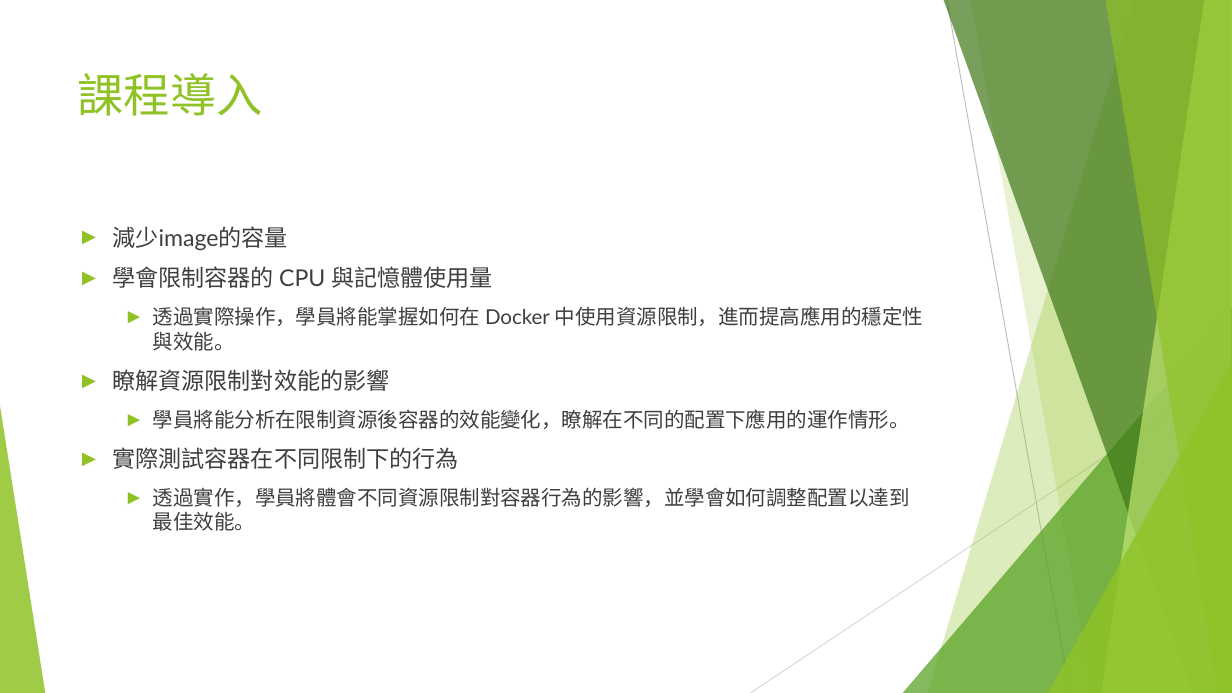
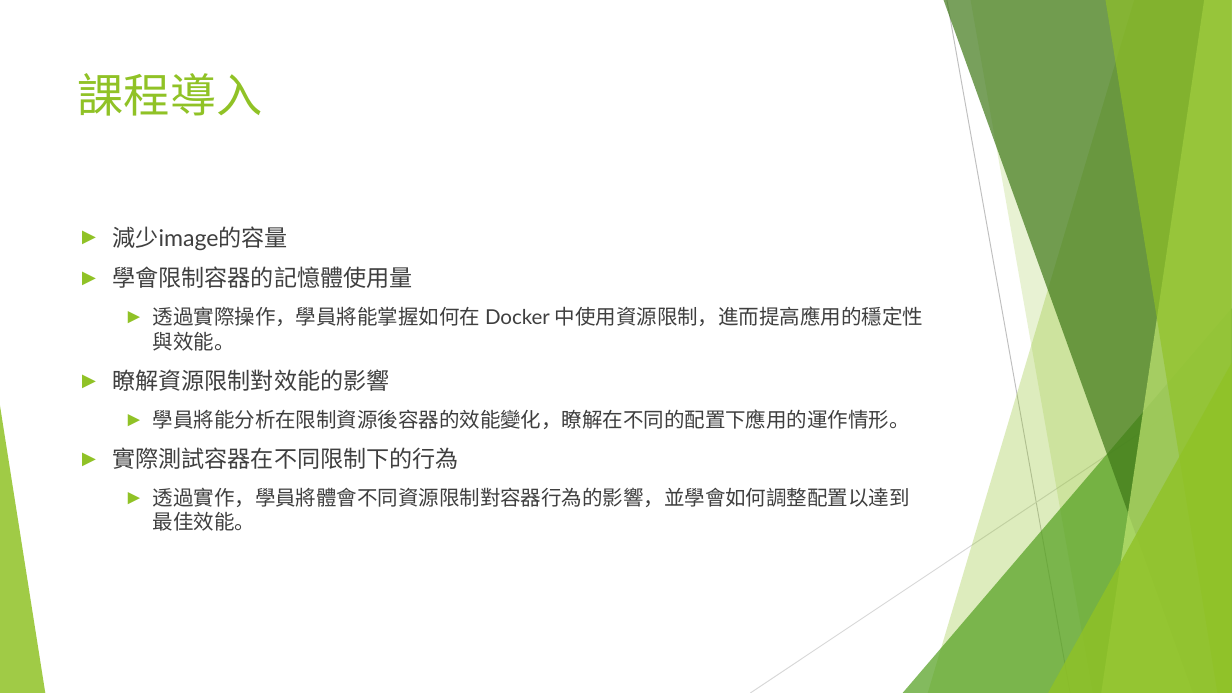
Before and after one commit to coolyuoo/Docker.Class4, a slide deck: slide 3 of 單元4.容器資源配置.pptx. Drawn at 1232x693 pixels with LibreOffice and Linux fonts; fonts in the diff are those of the drawing. Boxes give left, top, right and bottom in pixels: in the first picture for what was removed or moved away, otherwise in the second. Text is boxed around its words. In the diff, an @@ line names an element or a change of style, - is before the commit and + after.

```diff
--- a/單元4.容器資源配置.pptx
+++ b/單元4.容器資源配置.pptx
@@ text at [112, 266, 412, 288]: text changed @@
-► 學會限制容器的 CPU 與記憶體使用量
+► 學會限制容器的記憶體使用量
```
Also in this commit, not shown: 3 other slides changed, 1 slide removed.
